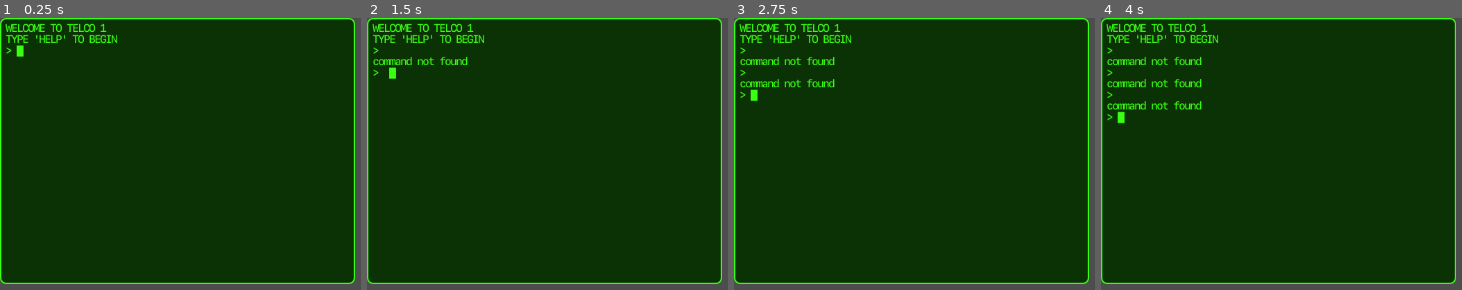
Above: before the commit, frames 1-4 (left to right).
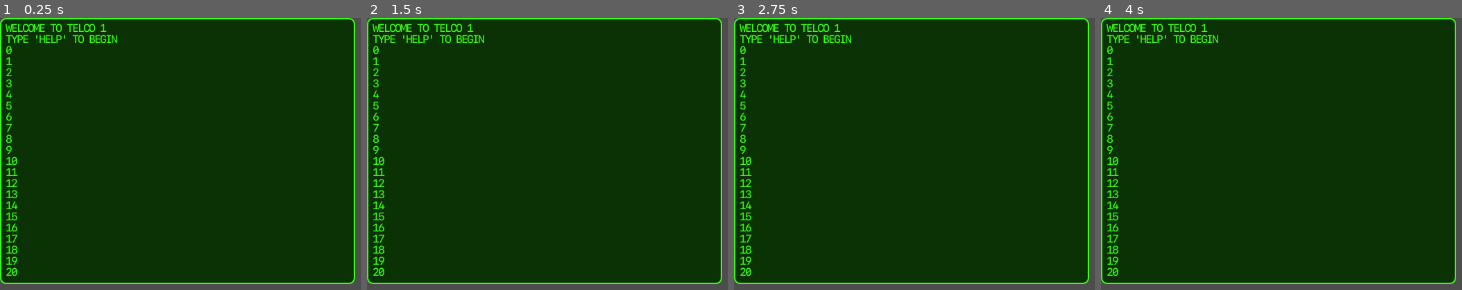
Above: after the commit, the same moments.

Repository: jwhenry28/GodotTerminal
Game: Godot game, scene res://terminal.tscn
The game is run twice, just before and just after one commit, with the same random seed, the same clock (stepped at 60 frames per second) and the same inputs.
Inputs (mouse positions are in pixels of both pictures, inside the frame that each line leads up to):
- Up to frame 1 (0.25 s): no input
- Up to frame 2 (1.5 s): tap Enter at 0.5 s; move the mouse to (543, 151) at 0.52 s; click (543, 151) at 0.67 s; tap Space at 1.25 s; move the mouse to (605, 265) at 1.27 s; click (605, 265) at 1.42 s
- Up to frame 3 (2.75 s): tap Enter at 2 s; move the mouse to (outside the picture) at 2.02 s; click (outside the picture) at 2.17 s
- Up to frame 4 (4 s): tap Space at 2.75 s; move the mouse to (outside the picture) at 2.77 s; click (outside the picture) at 2.92 s; tap Enter at 3.5 s; move the mouse to (outside the picture) at 3.52 s; click (outside the picture) at 3.67 s

The runs differ from the first frame. In frame 1, 1.1% of the frame differs, in the area x 1-7%, y 9-95%; in frame 2, 1.5%; in frame 3, 1.9%; in frame 4, 2.3%, in the area x 1-28%, y 10-95%.

Commit message:
Began adding scrolling

Diff:
--- a/terminal.gd
+++ b/terminal.gd
@@ -15,6 +15,7 @@
 
 var cursor_right_limit: int
 var cursor_idx: int
+var _start_line_idx: int
 
 var _cmd_string
 var _cmd_strings: Array
@@ -32,6 +33,7 @@
 	_cmd_strings = [ "" ]
 	_last_cmd_idx = 0
 	_cmd_string = null
+	_start_line_idx = 0
 
 	_font_size = 16 # TODO - move this into constructor
 	_color = Color8(57, 255, 20, 255) # TODO - move this into constructor
@@ -42,6 +44,8 @@
 	print(size)
 
 	write("WELCOME TO TELCO 1\nTYPE 'HELP' TO BEGIN\n")
+	for i in range(64):
+		write(str(i) + "\n")
 	write("> ")
 
 
@@ -60,13 +64,17 @@
 	var char_row_count = int(size.x / CHAR_WIDTH)
 
 	var idx = 0
+	var line_idx = 0
+	var start_line_index = _start_line_idx
+	var end_line_index = floor((size.y - (_text_border_size_y * 2)) / CHAR_HEIGHT) - 1
 	print("draw: cursor_idx=", cursor_idx)
 	for key in _buffer:
 		if key != null:
 			var draw_key = key
 			if key == "\n":
 				draw_key = " "
-			draw_char(font, char_pos, draw_key, _font_size, _color)
+			if start_line_index <= line_idx and line_idx <= end_line_index:
+				draw_char(font, char_pos, draw_key, _font_size, _color)
 
 		if idx == cursor_idx:
 			print("draw: drawing cursor on [", key, "]")
@@ -78,9 +86,11 @@
 		if key == "\n" or char_pos.x >= x_limit:
 			char_pos.x = _text_border_size_x
 			char_pos.y += CHAR_HEIGHT
+			line_idx += 1
 
 
 func _gui_input(event: InputEvent) -> void:
+	print(event)
 	if event is InputEventKey and event.pressed and !event.is_echo():
 		var c = event_to_char(event)
 		if c != "":
